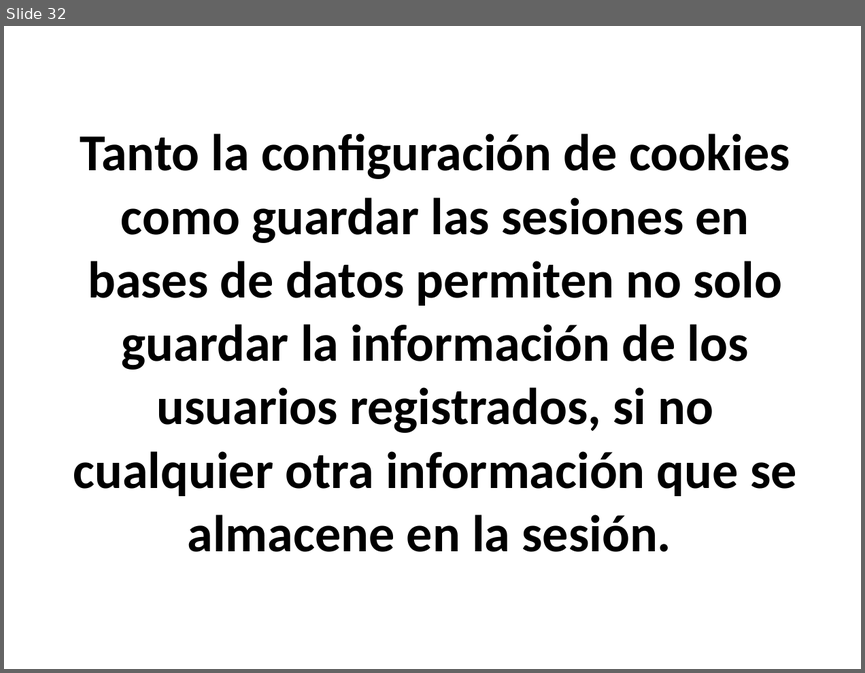
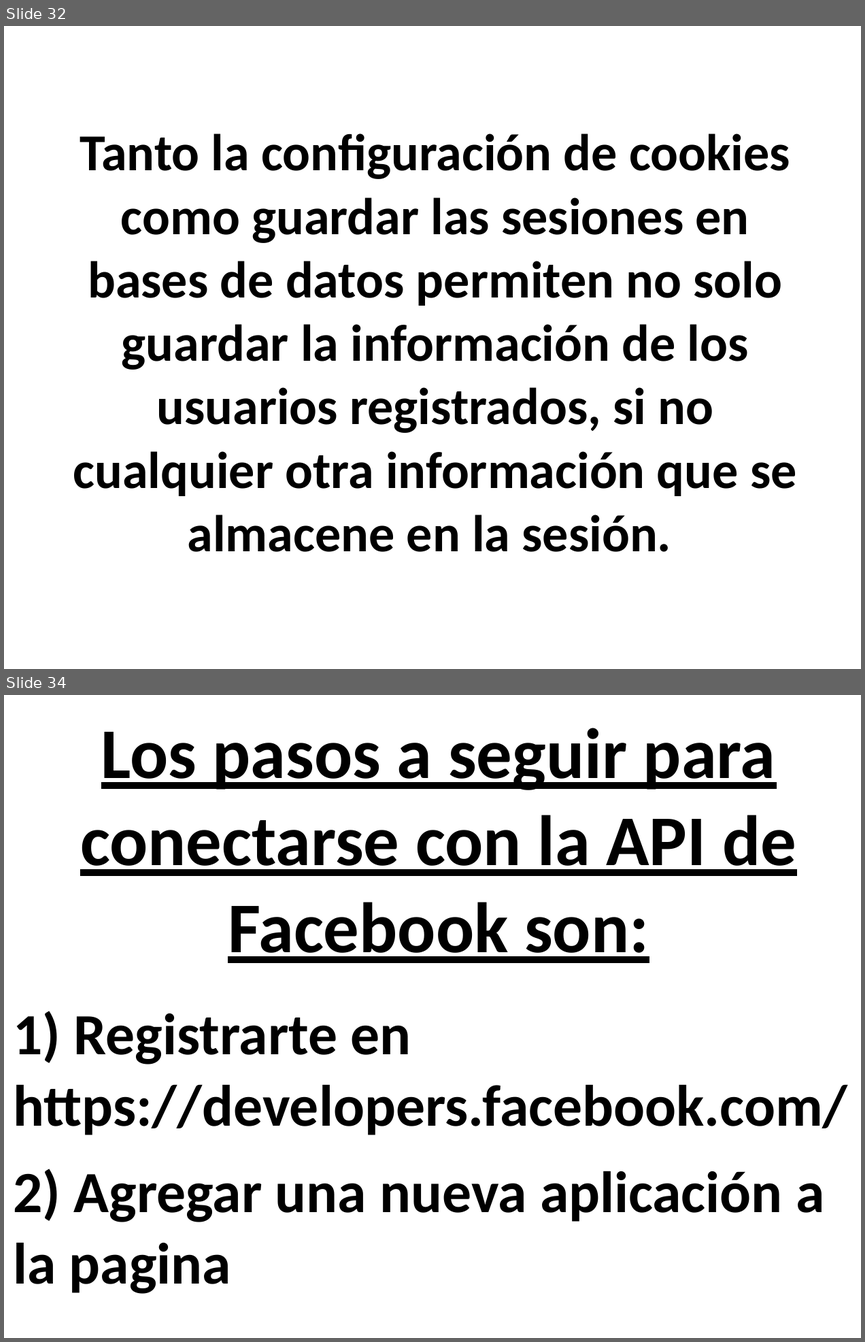
Before and after one commit to ltisera/MazeRedes, a slide deck: SSO.ppt. Shown one above the other, each under a label of ours: slide 32 before the commit, slides 32 and 34 after it; the slides between them are not shown. The pictures are 865x673 and 865x1342 pixels, drawn with LibreOffice and Linux fonts; fonts in the diff are those of the drawing. Boxes give left, top, right and bottom in pixels: in the first picture for what was removed or moved away, otherwise in the second. Text is boxed around its words. In the diff, an @@ line names an element or a change of style, - is before the commit and + after.

```diff
--- a/SSO.ppt
+++ b/SSO.ppt
@@ slide 34 added at [4,695,861,1338], background #FFFFFF @@
@@ text added at [80,728,796,963], 66 pt, text #000000, bold, underline @@
+Los pasos a seguir para conectarse con la API de Facebook son:
@@ text added at [13,1011,847,1293], 54 pt, text #000000, bold @@
+1) Registrarte en https://developers.facebook.com/
+2) Agregar una nueva aplicación a la pagina
```
Also in this commit, not shown: 1 slide changed, 6 other slides added, 2 other files.
